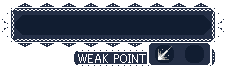
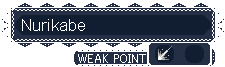
Comparing the layer stacks of the two 225px x 67px images. Changes:
renamed "Pasted Layer" to "Nurikabe", showed it, moved it above "BG", painted on it over [22, 19, 85, 31]
